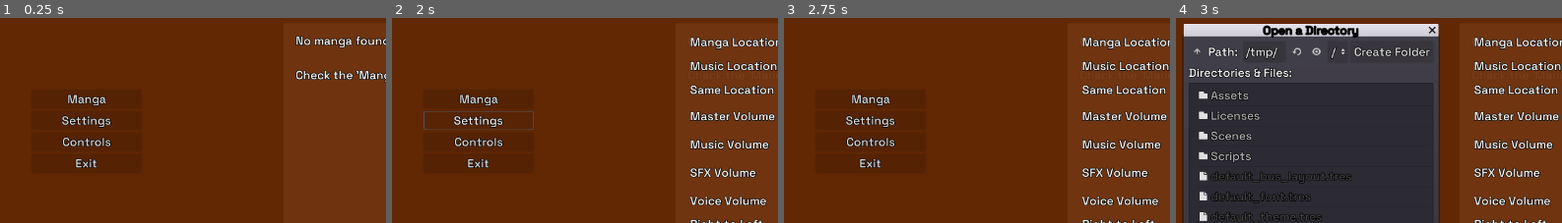
Above: before the commit, frames 1-4 (left to right).
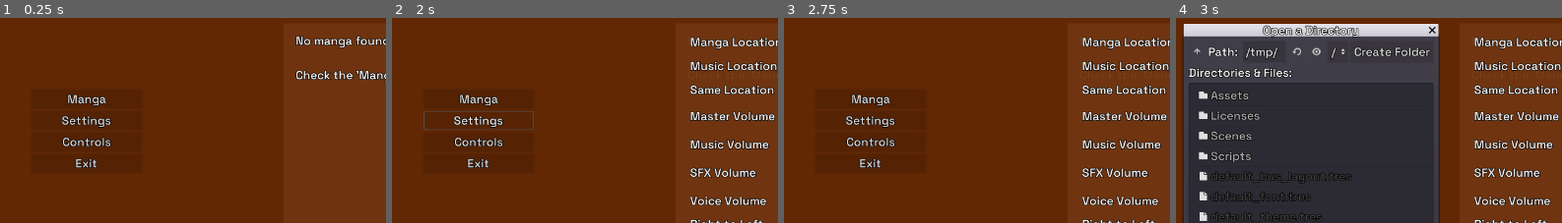
Above: after the commit, the same moments.

Repository: MrPoblin/Sound-Manga-Reader-Godot
Game: Godot game, scene res://Scenes/UI/Main.tscn
Same seed, same stepped clock (60 frames per second), same inputs: the game is played once before the commit and once after it. The engine's default icon, where the game draws it, is replaced by a stand-in: a white triangle on a blue panel in a dark square.
Inputs (mouse positions are % of the whole screen's width and height, from its top left):
- Up to frame 1 (0.25 s): no input
- Up to frame 2 (2 s): click "Manga" at 0.5 s; click "Settings" at 1.25 s
- Up to frame 3 (2.75 s): click (54, 18) at 2 s
- Up to frame 4 (3 s): click "Manga Location" at 2.75 s
The pictures show only the part of the screen within x 0-50%, y 0-50%; the shares and areas given below are measured in that part.

Frames 1-3 are identical in both runs. In frame 4, 0.6% of the frame differs, in the area x 22-48%, y 3-10%.

Commit message:
WindowDialogue white font

Diff:
--- a/Scripts/UI/Main.gd
+++ b/Scripts/UI/Main.gd
@@ -73,7 +73,7 @@
 			var styleEdit = currentTheme.get_stylebox(styleItem, styleType)
 			if(styleType == "TabContainer" && styleItem == "panel" || styleItem == "tab_fg"):
 				styleEdit.bg_color = modulateColor.lightened(0.08)
-				styleEdit.bg_color.a = styleEdit.bg_color.a + 0.8
+				styleEdit.bg_color.a = modulateColor.a + 0.8
 				continue
 			styleEdit.modulate_color = modulateColor
 			if(styleItem == "grabber_area_highlight" || styleItem == "pressed"):
--- a/default_theme.tres
+++ b/default_theme.tres
@@ -283,3 +283,4 @@
 TabContainer/styles/tab_bg = SubResource( 58 )
 TabContainer/styles/tab_fg = SubResource( 75 )
 TooltipLabel/colors/font_color = Color( 1, 1, 1, 1 )
+WindowDialog/colors/title_color = Color( 1, 1, 1, 1 )
